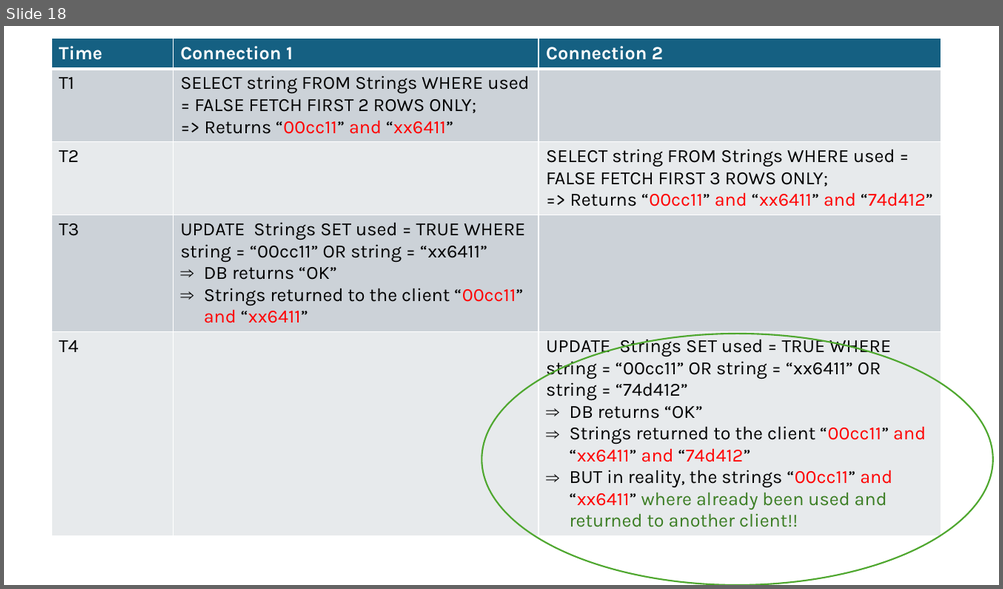
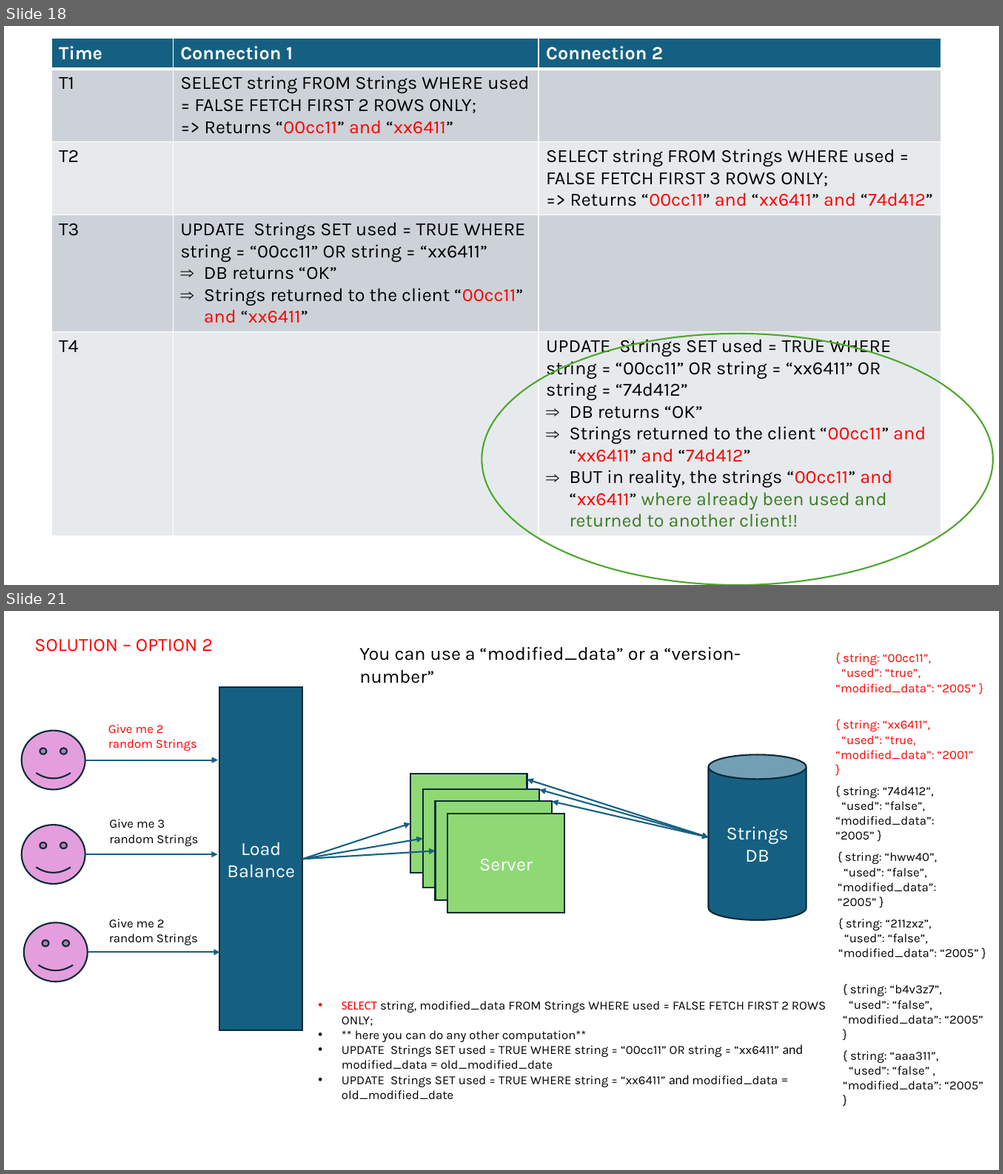
Before and after one commit to dventura3/system-design, a slide deck: docs/MySystemDesign_RangeOfCounter.pptx. Shown one above the other, each under a label of ours: slide 18 before the commit, slides 18 and 21 after it; the slides between them are not shown. The pictures are 1003x589 and 1003x1174 pixels, drawn with LibreOffice and Linux fonts; fonts in the diff are those of the drawing. Boxes give left, top, right and bottom in pixels: in the first picture for what was removed or moved away, otherwise in the second. Text is boxed around its words. In the diff, an @@ line names an element or a change of style, - is before the commit and + after.

```diff
--- a/docs/MySystemDesign_RangeOfCounter.pptx
+++ b/docs/MySystemDesign_RangeOfCounter.pptx
@@ slide 21 added at box(4, 611, 999, 1170), background #FFFFFF @@
@@ text added at box(34, 639, 213, 652), 18 pt, text #FF0000 @@
+SOLUTION – OPTION 2
@@ text added at box(359, 647, 740, 661), 18 pt, text #000000 @@
+You can use a “modified_data” or a “version-number”
@@ text added at box(835, 653, 976, 693), 12 pt, text #FF0000 @@
+{ string: “00cc11”,
+“used”: “true”,
+“modified_data”: “2005” }
@@ rectangle added at box(219, 687, 302, 1031), fill #156082, outline #092A39 1.5 pt, 18 pt, text #FFFFFF @@
+Load
+Balance
@@ text added at box(835, 720, 973, 759), 12 pt, text #FF0000 @@
+{ string: “xx6411”,
+“used”: “true,
+“modified_data”: “2001” }
@@ smiley face added at box(22, 730, 85, 789), fill #E59EDD, outline #092A39 1.5 pt @@
@@ text added at box(108, 724, 197, 751), 12 pt, text #FF0000 @@
+Give me 2 random Strings
@@ arrow added from (85, 760) to (218, 760), #156082 1.5 pt @@
@@ cylinder added at box(708, 755, 806, 920), fill #156082, outline #092A39 1.5 pt, 18 pt, text #FFFFFF @@
+Strings
+DB
@@ rectangle added at box(410, 775, 527, 874), fill #8ED973, outline #092A39 1.5 pt @@
@@ double arrow added from (527, 780) to (708, 838), #156082 1.5 pt @@
@@ text added at box(835, 786, 933, 840), 12 pt, text #000000 @@
+{ string: “74d412”,
+“used”: “false”,
+“modified_data”: “2005” }
@@ rectangle added at box(423, 789, 539, 889), fill #8ED973, outline #092A39 1.5 pt @@
@@ rectangle added at box(435, 801, 552, 900), fill #8ED973, outline #092A39 1.5 pt @@
@@ double arrow added from (540, 790) to (708, 838), #156082 1.5 pt @@
@@ double arrow added from (552, 801) to (708, 838), #156082 1.5 pt @@
@@ smiley face added at box(22, 825, 85, 884), fill #E59EDD, outline #092A39 1.5 pt @@
@@ text added at box(109, 819, 198, 846), 12 pt, text #000000 @@
+Give me 3 random Strings
@@ arrow added from (302, 860) to (410, 823), #156082 1.5 pt @@
@@ rectangle added at box(448, 814, 564, 913), fill #8ED973, outline #092A39 1.5 pt, 18 pt, text #FFFFFF @@
+Server
@@ arrow added from (85, 854) to (217, 854), #156082 1.5 pt @@
@@ arrow added from (302, 860) to (423, 839), #156082 1.5 pt @@
@@ arrow added from (302, 860) to (435, 851), #156082 1.5 pt @@
@@ text added at box(837, 852, 937, 906), 12 pt, text #000000 @@
+{ string: “hww40”,
+“used”: “false”,
+“modified_data”: “2005” }
@@ text added at box(109, 919, 198, 945), 12 pt, text #000000 @@
+Give me 2 random Strings
@@ text added at box(838, 919, 979, 957), 12 pt, text #000000 @@
+{ string: “211zxz”,
+“used”: “false”,
+“modified_data”: “2005” }
@@ smiley face added at box(24, 923, 88, 982), fill #E59EDD, outline #092A39 1.5 pt @@
@@ arrow added from (88, 953) to (219, 953), #156082 1.5 pt @@
@@ text added at box(842, 985, 983, 1025), 12 pt, text #000000 @@
+{ string: “b4v3z7”,
+“used”: “false”,
+“modified_data”: “2005” }
@@ text added at box(341, 1001, 825, 1099), 12 pt, text #000000 @@
+• SELECT string, modified_data FROM Strings WHERE used = FALSE FETCH FIRST 2 ROWS ONLY;
+• ** here you can do any other computation**
+• UPDATE Strings SET used = TRUE WHERE string = “00cc11” OR string = “xx6411” and modified_data = old_modified_date
+• UPDATE Strings SET used = TRUE WHERE string = “xx6411” and modified_data = old_modified_date
@@ text added at box(842, 1051, 983, 1091), 12 pt, text #000000 @@
+{ string: “aaa311”,
+“used”: “false” ,
+“modified_data”: “2005” }
```
Also in this commit, not shown: 2 slides changed, 1 other slide added, 2 other files.
